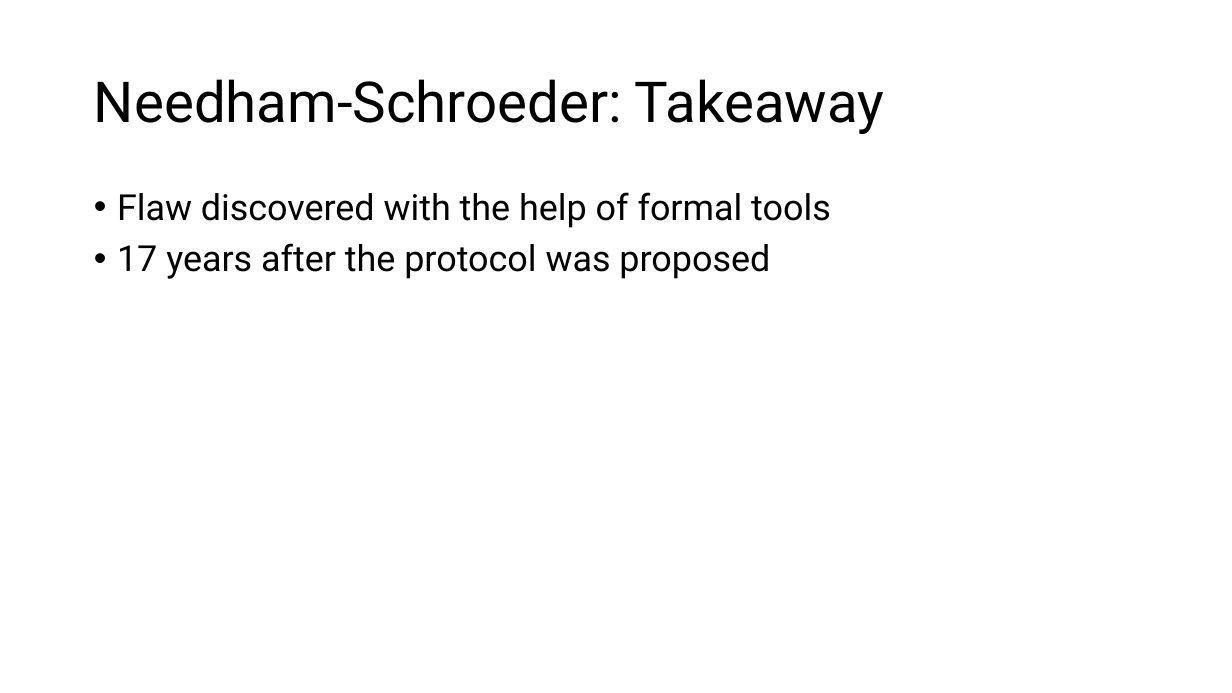
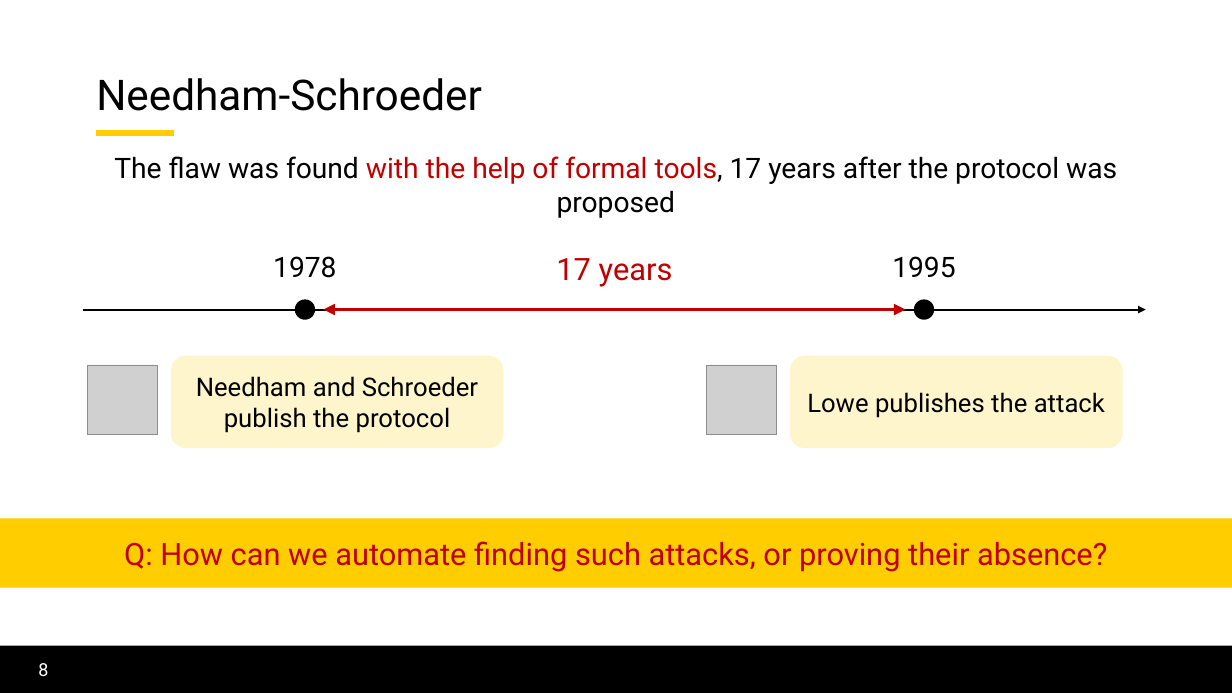
Before and after one commit to lorchrob/thesis_proposal_slides, a slide deck: slide 8 of slides.pptx (slide 7 before the commit). Drawn at 1232x693 pixels with LibreOffice and Linux fonts; fonts in the diff are those of the drawing; grey boxes stand for pictures; background and template pictures are left out. Boxes give left, top, right and bottom in pixels: in the first picture for what was removed or moved away, otherwise in the second. Text is boxed around its words. In the diff, an @@ line names an element or a change of style, - is before the commit and + after.

```diff
--- a/slides.pptx
+++ b/slides.pptx
@@ title at (96,78,482,111): text changed; size 44 to 33 pt @@
-Needham-Schroeder: Takeaway
+Needham-Schroeder
@@ line added from (96, 133) to (174, 133), #FFCD00 5 pt @@
@@ text "The flaw was found with ..." at (114,156,1117,218): vertical alignment top to middle @@
@@ text at (114,156,1117,218): text changed; size 28 to 22 pt @@
-• Flaw discovered with the help of formal tools
-• 17 years after the protocol was proposed
+The flaw was found with the help of formal tools, 17 years after the protocol was proposed
@@ text added at (273,256,336,278), 22 pt, text #000000 @@
+1978
@@ text added at (556,258,673,287), 24 pt, text #C00000 @@
+17 years
@@ text added at (892,256,955,278), 22 pt, text #000000 @@
+1995
@@ ellipse added at (295,299,315,320), fill #000000 @@
@@ ellipse added at (914,299,934,320), fill #000000 @@
@@ arrow added from (83, 310) to (1146, 310), #000000 1.5 pt @@
@@ double arrow added from (323, 310) to (906, 310), #C00000 3 pt @@
@@ rounded rectangle added at (171,356,504,448), fill #FFF5CC, 20 pt, text #000000 @@
+Needham and Schroeder
+publish the protocol
@@ rounded rectangle added at (790,356,1123,448), fill #FFF5CC, 20 pt, text #000000 @@
+Lowe publishes the attack
@@ picture added at (88,365,157,434) @@
@@ picture added at (707,365,776,434) @@
@@ rectangle added at (0,518,1232,588), fill #FFCD00, 24 pt, text #C00000 @@
+Q: How can we automate finding such attacks, or proving their absence?
@@ rectangle added at (0,646,1232,693), fill #000000 @@
@@ page number added at (38,663,48,676), 14 pt, text #FFFFFF @@
+8
```
Also in this commit, not shown: 7 other slides changed, 102 slides added, 50 slides removed.
